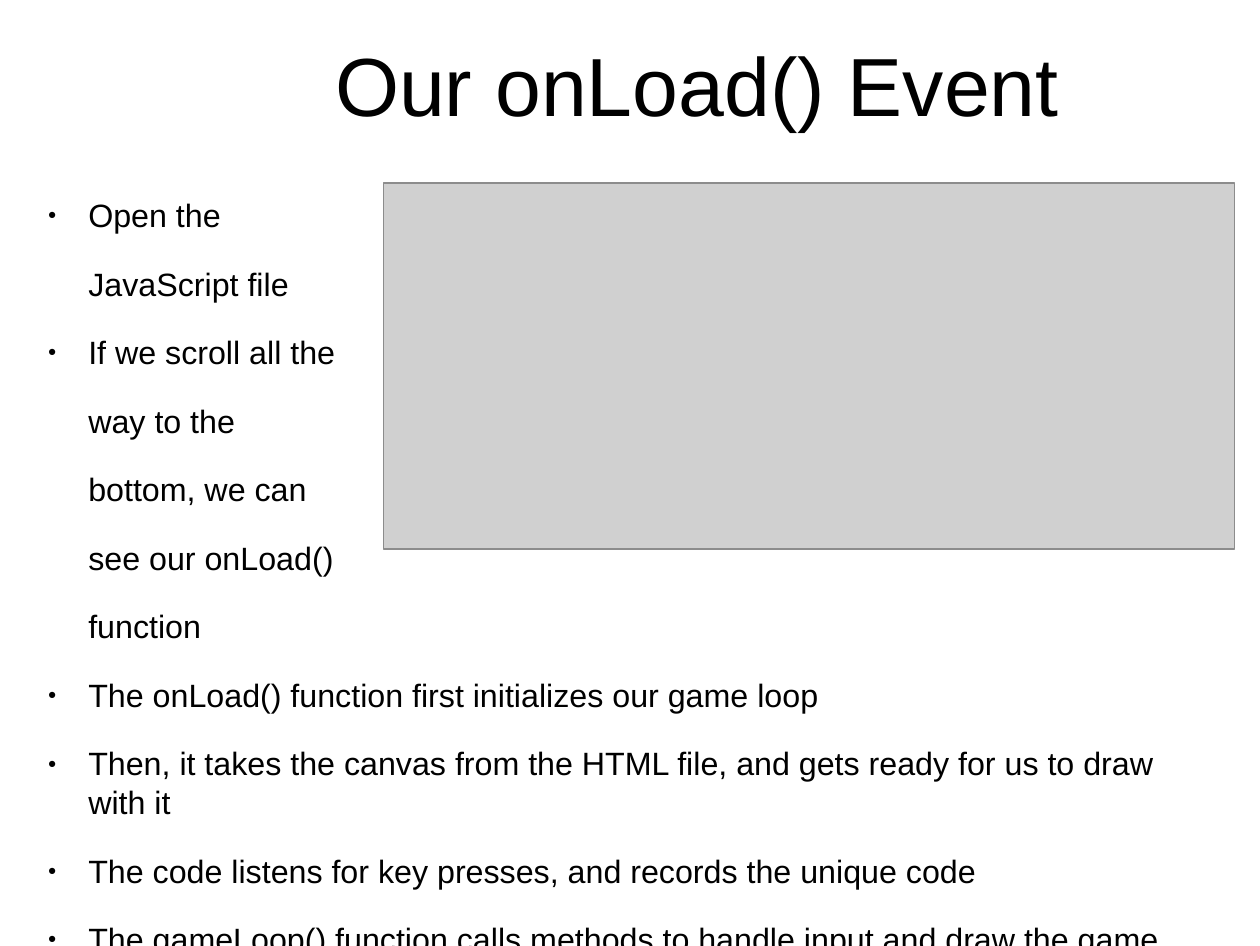
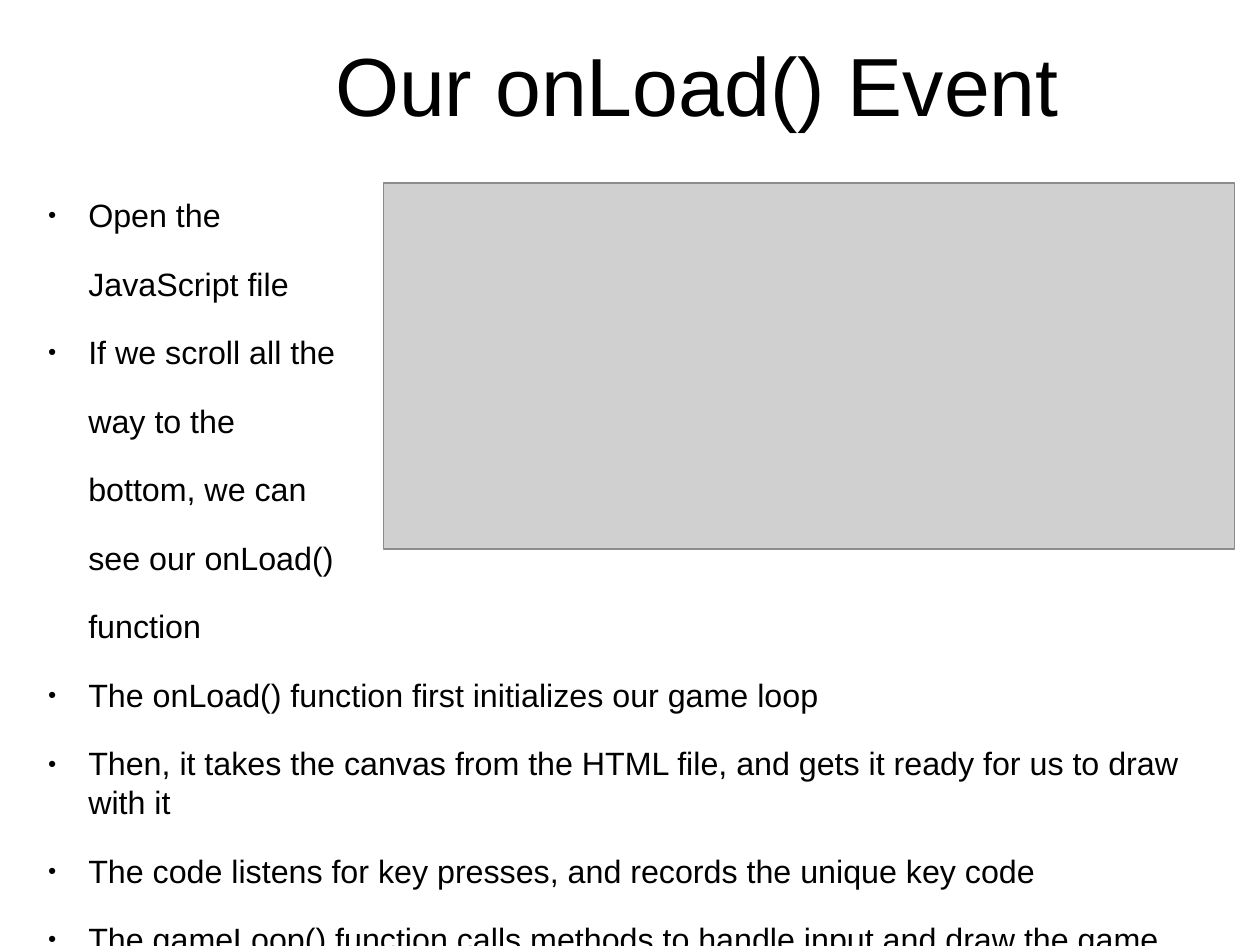
Before and after one commit to originalgrego/Webtris, a slide deck: slide 7 of Webtris - Explorathon 2016.odp. Drawn at 1260x946 pixels with LibreOffice and Linux fonts; fonts in the diff are those of the drawing; grey boxes stand for pictures; background and template pictures are left out. Boxes give left, top, right and bottom in pixels: in the first picture for what was removed or moved away, otherwise in the second. Text is boxed around its words. In the diff, an @@ line names an element or a change of style, - is before the commit and + after.

```diff
--- a/Webtris - Explorathon 2016.odp
+++ b/Webtris - Explorathon 2016.odp
@@ text at <box>88,751,1178,889</box>: text changed @@
-● Then, it takes the canvas from the HTML file, and gets ready for us to draw with it
-● The code listens for key presses, and records the unique code
+● Then, it takes the canvas from the HTML file, and gets it ready for us to draw with it
+● The code listens for key presses, and records the unique key code
```
Also in this commit, not shown: 2 other slides changed, 1 other file.
